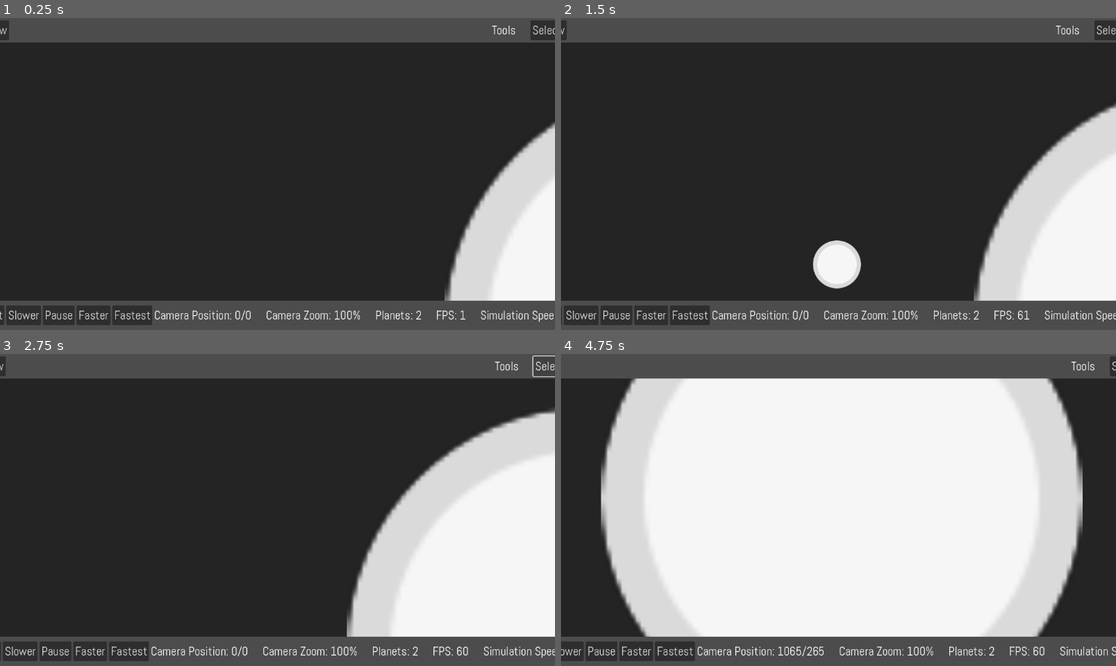
Above: before the commit, frames 1-4 (two rows, left to right).
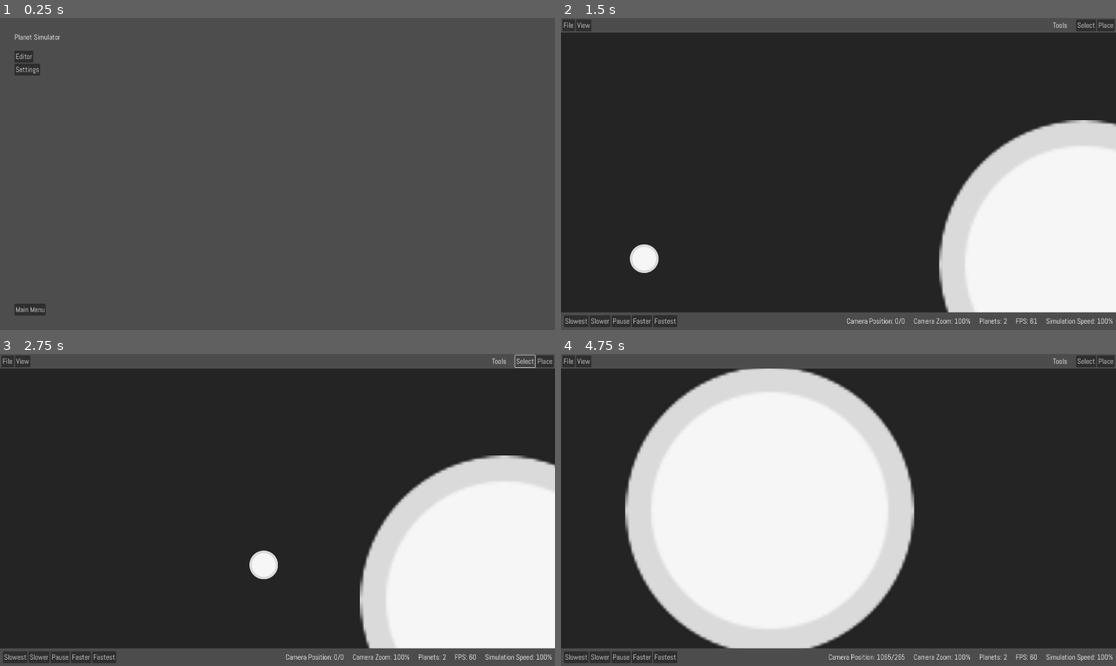
Above: after the commit, the same moments.

Repository: Maximinodotpy/PlanetSimulator
Game: Godot game, scene res://Scenes/User Interface/Main.tscn
Two runs of this game, one before a commit and one after it. Both use one fixed random seed, a clock stepped at 60 frames per second and the inputs below. Before the commit the project starts from res://main.tscn.
Inputs (mouse positions are in pixels of both pictures, inside the frame that each line leads up to):
- Up to frame 1 (0.25 s): no input
- Up to frame 2 (1.5 s): click (1110, 30) at 0.5 s, where only the run before the commit has a clickable "Select"; click (583, 55) at 1.25 s, where only the run after the commit has a clickable "Editor"
- Up to frame 3 (2.75 s): click "Select" at 2 s
- Up to frame 4 (4.75 s): move the mouse to (960, 494) at 2.77 s; hold Right (ui_right) 2.78-3.53 s; hold Ctrl 2.78-3.53 s; click (960, 494) at 2.92 s; move the mouse to (727, 525) at 3.52 s; hold Down (ui_down) 3.53-4.28 s; tap Ctrl at 3.6 s; move the mouse to (894, 441) at 4.27 s; hold Right (ui_right) from 4.28 s (still down); hold Ctrl from 4.28 s (still down)

The runs differ from the first frame. In frame 1, 85% of the frame differs, in the area x 0-100%, y 0-99%; in frame 2, 19%; in frame 3, 13%; in frame 4, 48%.

Commit message:
Changes

Diff:
--- /dev/null
+++ b/Scenes/User Interface/Main.tscn
@@ -0,0 +1,23 @@
+[gd_scene load_steps=3 format=3 uid="uid://demhpf11kk21k"]
+
+[ext_resource type="Script" path="res://addons/godot_helpers/Nodes/Scene Switcher Button/Scene Switcher Button.gd" id="1_gifur"]
+[ext_resource type="PackedScene" uid="uid://dhrdbkvfafbq1" path="res://Scenes/User Interface/UI Template.tscn" id="1_osley"]
+
+[node name="UI Template" instance=ExtResource("1_osley")]
+
+[node name="Label" parent="m/v" index="0"]
+text = "Planet Simulator"
+
+[node name="Editor Button" type="Button" parent="m/v/VBoxContainer" index="0"]
+layout_mode = 2
+size_flags_horizontal = 0
+text = "Editor"
+script = ExtResource("1_gifur")
+scene = "res://Scenes/User Interface/editor.tscn"
+
+[node name="Settings Button" type="Button" parent="m/v/VBoxContainer" index="1"]
+layout_mode = 2
+size_flags_horizontal = 0
+text = "Settings"
+script = ExtResource("1_gifur")
+scene = "res://Scenes/User Interface/Settings.tscn"
--- /dev/null
+++ b/Scenes/User Interface/Settings.tscn
@@ -0,0 +1,15 @@
+[gd_scene load_steps=3 format=3 uid="uid://ohg750yfbej1"]
+
+[ext_resource type="PackedScene" uid="uid://dhrdbkvfafbq1" path="res://Scenes/User Interface/UI Template.tscn" id="1_i88d3"]
+[ext_resource type="Script" path="res://addons/godot_helpers/Nodes/Settings View/settings_view.gd" id="2_8k2qw"]
+
+[node name="UI Template" instance=ExtResource("1_i88d3")]
+
+[node name="Label" parent="m/v" index="0"]
+text = "Settings"
+
+[node name="Settings View" type="VBoxContainer" parent="m/v/VBoxContainer" index="0"]
+layout_mode = 2
+size_flags_vertical = 3
+script = ExtResource("2_8k2qw")
+configFilePath = "user://settings.cfg"
--- /dev/null
+++ b/Scenes/User Interface/UI Template.tscn
@@ -0,0 +1,46 @@
+[gd_scene load_steps=3 format=3 uid="uid://dhrdbkvfafbq1"]
+
+[ext_resource type="Theme" uid="uid://6a0nosmodlnp" path="res://Theme/Theme.tres" id="1_5u4sg"]
+[ext_resource type="Script" path="res://addons/godot_helpers/Nodes/Scene Switcher Button/Scene Switcher Button.gd" id="1_rcwf8"]
+
+[node name="UI Template" type="Control"]
+layout_mode = 3
+anchors_preset = 15
+anchor_right = 1.0
+anchor_bottom = 1.0
+grow_horizontal = 2
+grow_vertical = 2
+theme = ExtResource("1_5u4sg")
+
+[node name="m" type="MarginContainer" parent="."]
+layout_mode = 1
+anchors_preset = 15
+anchor_right = 1.0
+anchor_bottom = 1.0
+grow_horizontal = 2
+grow_vertical = 2
+theme_override_constants/margin_left = 50
+theme_override_constants/margin_top = 50
+theme_override_constants/margin_right = 50
+theme_override_constants/margin_bottom = 50
+
+[node name="v" type="VBoxContainer" parent="m"]
+layout_mode = 2
+theme_override_constants/separation = 30
+
+[node name="Label" type="Label" parent="m/v"]
+layout_mode = 2
+text = "Title"
+
+[node name="VBoxContainer" type="VBoxContainer" parent="m/v"]
+layout_mode = 2
+size_flags_vertical = 3
+
+[node name="HBoxContainer" type="HBoxContainer" parent="m/v"]
+layout_mode = 2
+
+[node name="Main Button" type="Button" parent="m/v/HBoxContainer"]
+layout_mode = 2
+text = "Main Menu"
+script = ExtResource("1_rcwf8")
+scene = "res://Scenes/User Interface/Main.tscn"
--- a/main.tscn
+++ b/Scenes/User Interface/editor.tscn
@@ -1,8 +1,8 @@
-[gd_scene load_steps=14 format=3 uid="uid://c2w7q3606ufdw"]
+[gd_scene load_steps=14 format=3 uid="uid://pu0mwher7pq0"]
 
-[ext_resource type="Script" path="res://main.gd" id="1_jhw62"]
-[ext_resource type="PackedScene" uid="uid://dgy8xkpbvycv7" path="res://space.tscn" id="1_v341n"]
-[ext_resource type="Texture2D" uid="uid://dcjyps6cgx1pv" path="res://icon.svg" id="2_4v4oq"]
+[ext_resource type="Script" path="res://Scenes/User Interface/editor.gd" id="1_mgn8j"]
+[ext_resource type="Texture2D" uid="uid://dcjyps6cgx1pv" path="res://Meta/icon.svg" id="2_71n75"]
+[ext_resource type="PackedScene" uid="uid://dgy8xkpbvycv7" path="res://space.tscn" id="3_w4pfh"]
 
 [sub_resource type="InputEventKey" id="InputEventKey_exwrk"]
 device = -1
@@ -52,7 +52,7 @@
 anchor_bottom = 1.0
 grow_horizontal = 2
 grow_vertical = 2
-script = ExtResource("1_jhw62")
+script = ExtResource("1_mgn8j")
 
 [node name="v" type="VBoxContainer" parent="."]
 layout_mode = 1
@@ -94,7 +94,7 @@
 [node name="View" type="PopupMenu" parent="v/top/HBoxContainer/MenuBar"]
 item_count = 1
 item_0/text = "Go back to Origin"
-item_0/icon = ExtResource("2_4v4oq")
+item_0/icon = ExtResource("2_71n75")
 item_0/id = 0
 
 [node name="tools" type="HBoxContainer" parent="v/top/HBoxContainer"]
--- a/project.godot
+++ b/project.godot
@@ -11,15 +11,21 @@
 [application]
 
 config/name="Planet Simulator"
-run/main_scene="res://main.tscn"
+run/main_scene="res://Scenes/User Interface/Main.tscn"
 config/features=PackedStringArray("4.1", "GL Compatibility")
-config/icon="res://icon.svg"
+config/icon="res://Meta/icon.svg"
 
 [autoload]
 
 EventBus="*res://addons/godot_helpers/Singletons/EventBus.gd"
 Helpers="*res://addons/godot_helpers/Singletons/Helpers.gd"
 SpaceGlobal="*res://SpaceGlobal.gd"
+
+[display]
+
+window/size/viewport_width=1920
+window/size/viewport_height=1080
+window/size/mode=3
 
 [editor_plugins]
 
Renamed: icon.svg -> Meta/icon.svg
Not shown, changed: Meta/icon.svg.import
Renamed: main.gd -> Scenes/User Interface/editor.gd
Not shown: 1 places in Scenes/User Interface/editor.tscn that only renumber resources
Not shown, added: Meta/icon.ai
